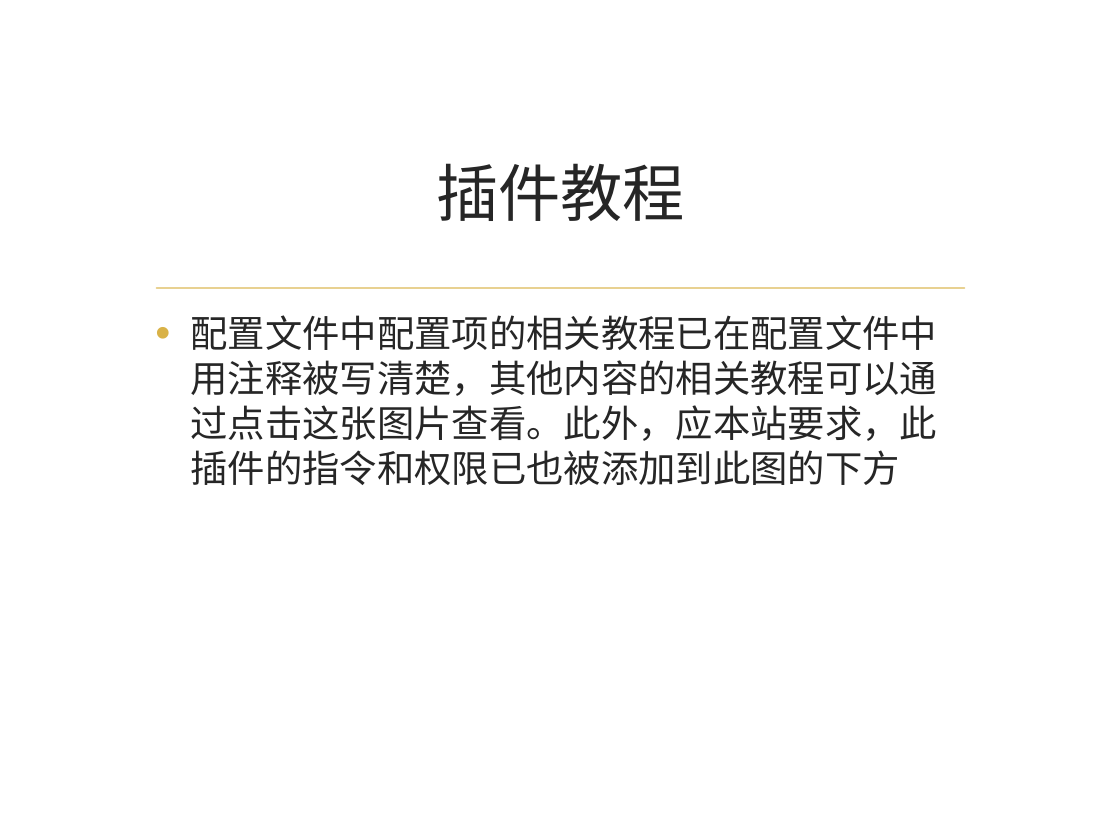
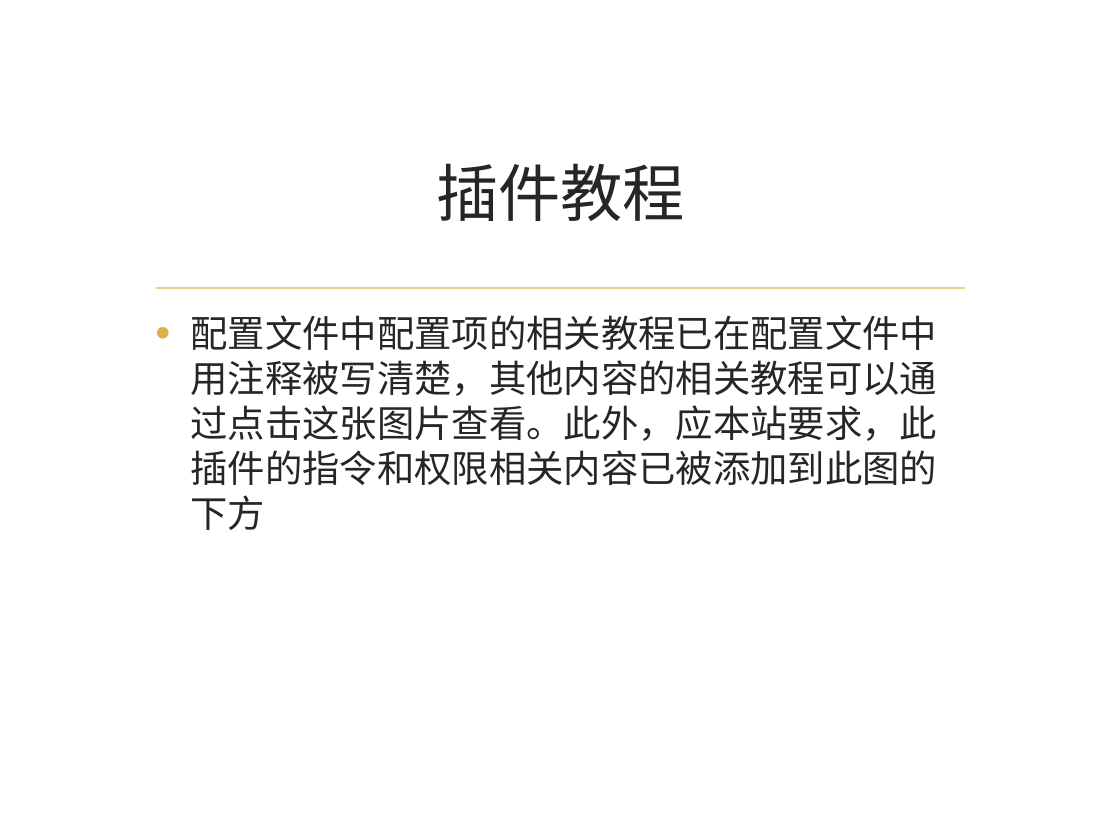
Before and after one commit to Steev93/easy-gui-shop, a slide deck: slide 5 of introduction/egs.pptx. Drawn at 1120x840 pixels with LibreOffice and Linux fonts; fonts in the diff are those of the drawing; background and template pictures are left out. Boxes give left, top, right and bottom in pixels: in the first picture for what was removed or moved away, otherwise in the second. Text is boxed around its words. In the diff, an @@ line names an element or a change of style, - is before the commit and + after.

```diff
--- a/introduction/egs.pptx
+++ b/introduction/egs.pptx
@@ text at [190, 315, 937, 530]: text changed @@
-• 配置文件中配置项的相关教程已在配置文件中用注释被写清楚，其他内容的相关教程可以通过点击这张图片查看。此外，应本站要求，此插件的指令和权限已也被添加到此图的下方
+• 配置文件中配置项的相关教程已在配置文件中用注释被写清楚，其他内容的相关教程可以通过点击这张图片查看。此外，应本站要求，此插件的指令和权限相关内容已被添加到此图的下方
```
Also in this commit, not shown: 2 other files.
